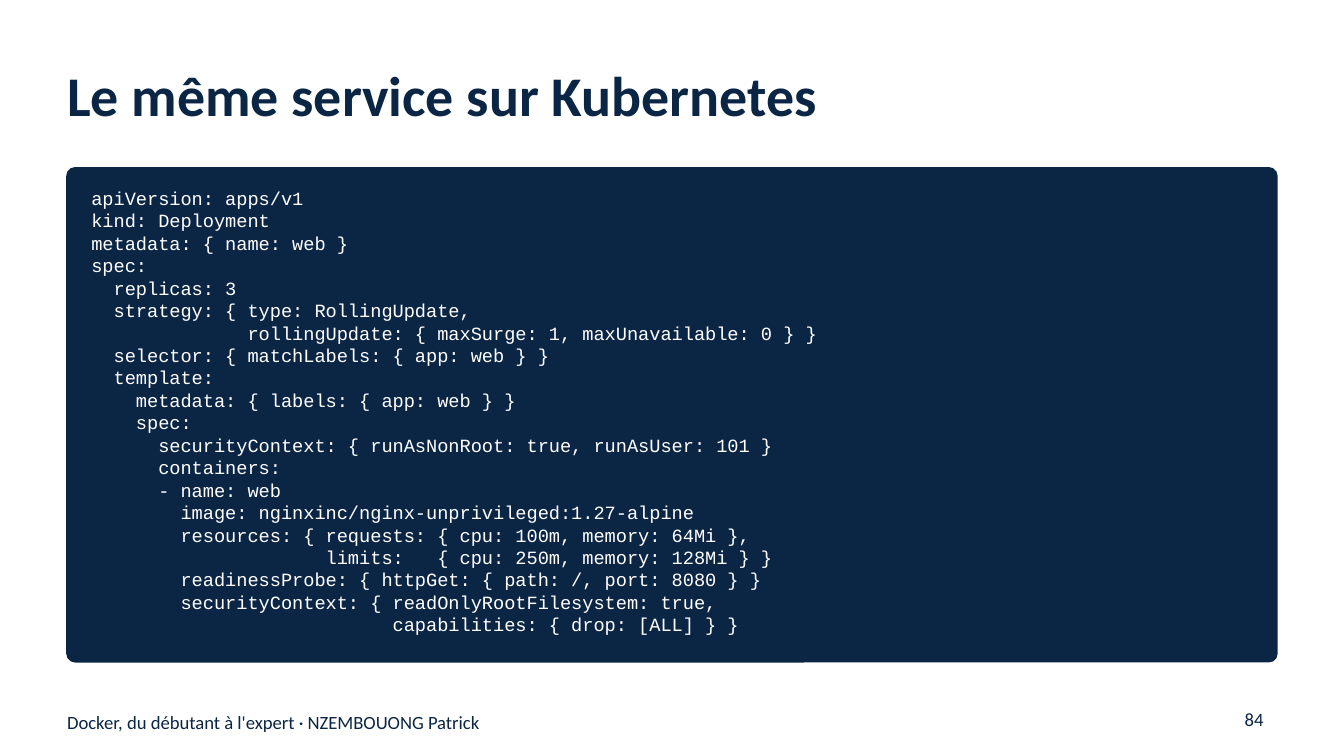
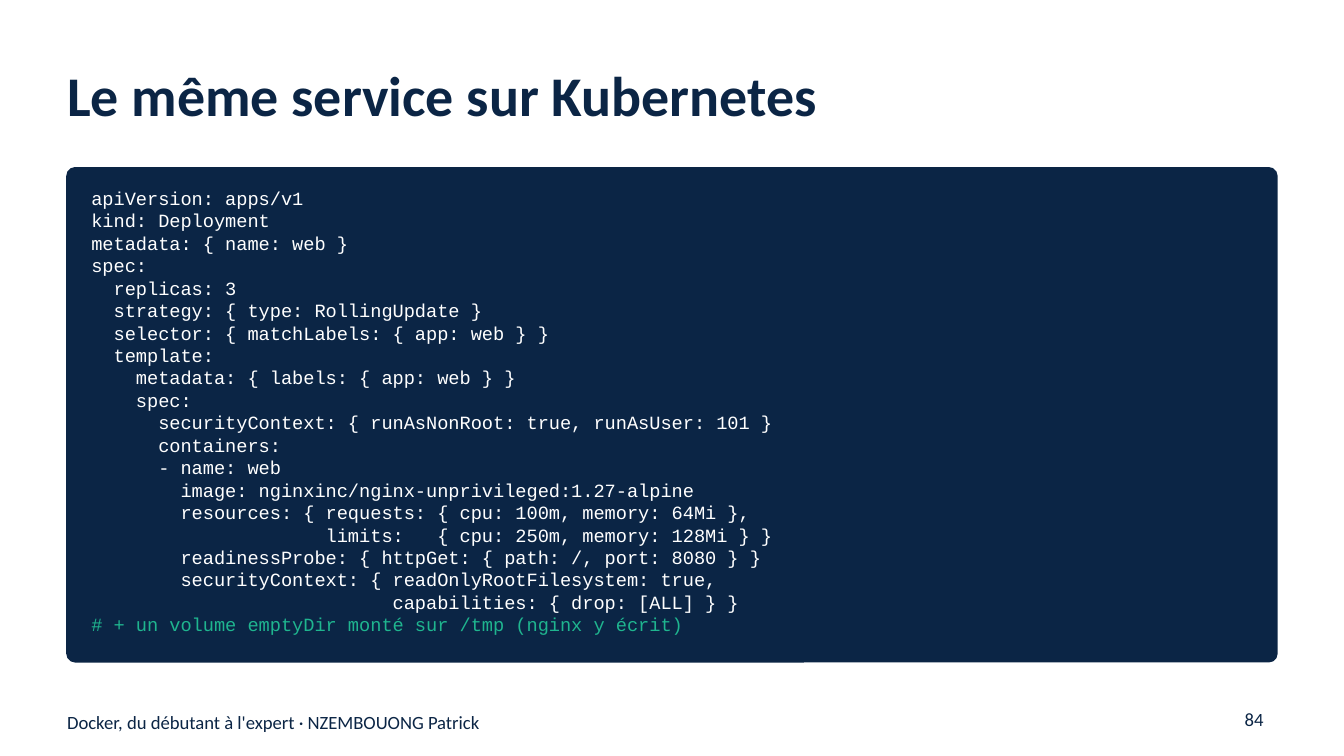
Before and after one commit to nzembouong18/Docker, a slide deck: slide 84 of support-de-cours/Docker-du-debutant-a-l-expert.pptx. Drawn at 1344x756 pixels with LibreOffice and Linux fonts; fonts in the diff are those of the drawing. Boxes give left, top, right and bottom in pixels: in the first picture for what was removed or moved away, otherwise in the second. Text is boxed around its words. In the diff, an @@ line names an element or a change of style, - is before the commit and + after.

```diff
--- a/support-de-cours/Docker-du-debutant-a-l-expert.pptx
+++ b/support-de-cours/Docker-du-debutant-a-l-expert.pptx
@@ text at box(114, 304, 460, 321): text changed @@
-strategy: { type: RollingUpdate,
-rollingUpdate: { maxSurge: 1, maxUnavailable: 0 } }
+strategy: { type: RollingUpdate }
@@ text at box(136, 618, 683, 635): paragraph added @@
+# + un volume emptyDir monté sur /tmp (nginx y écrit)
```
Also in this commit, not shown: 15 other slides changed, 5 other files.
